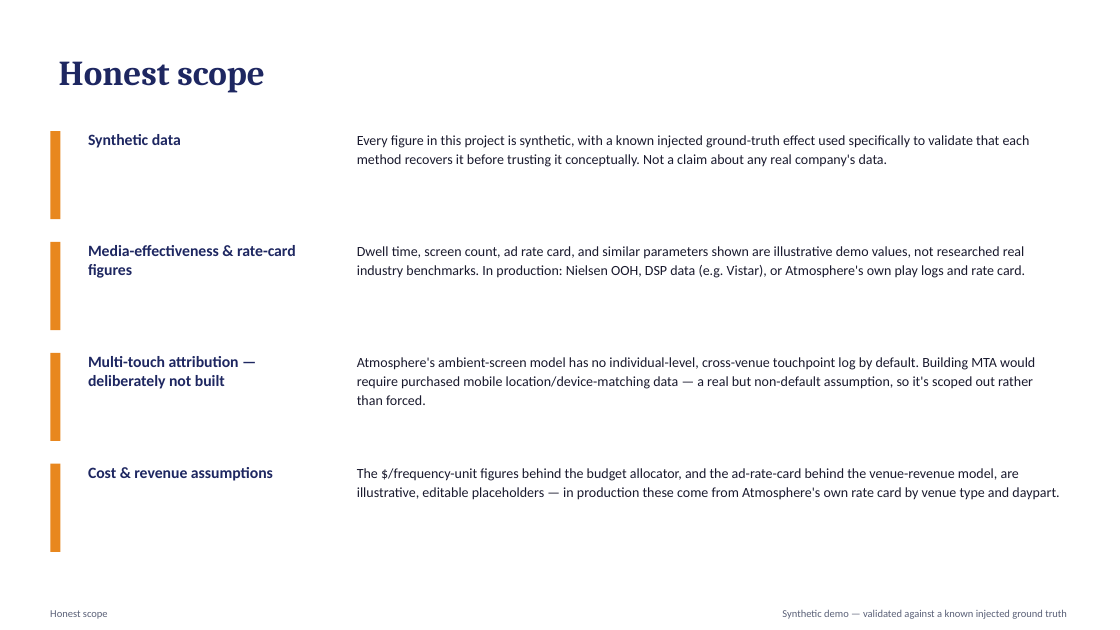
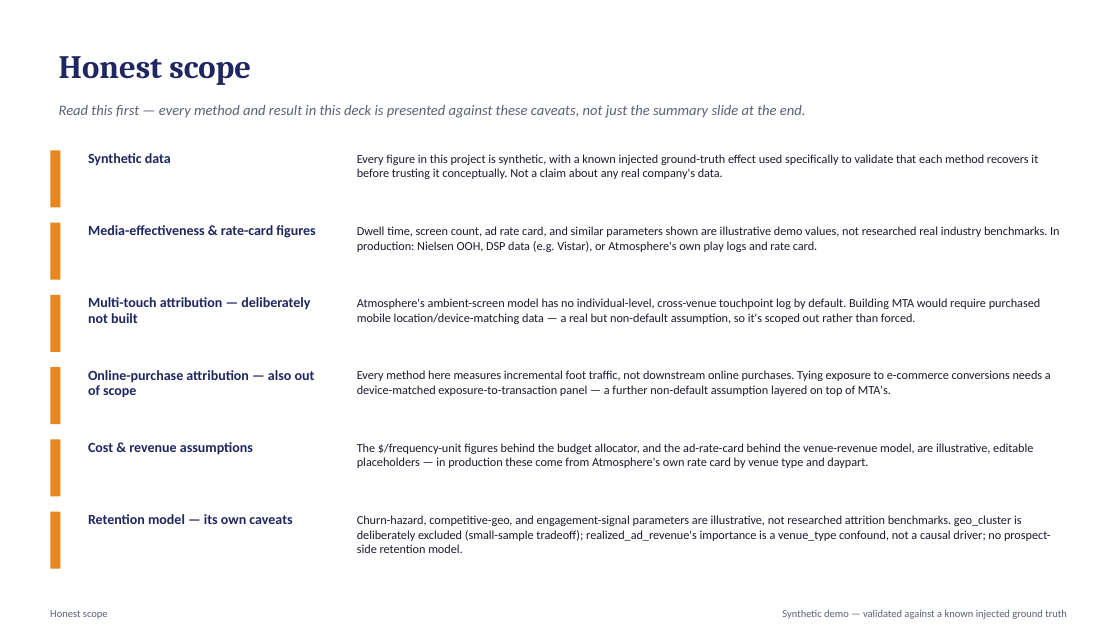
Before and after one commit to crystal1361/atmosphere-dooh-measurement, a slide deck: slide 2 of deck/AtmosphereTV_DOOH_Measurement.pptx (slide 11 before the commit). Drawn at 1120x630 pixels with LibreOffice and Linux fonts; fonts in the diff are those of the drawing. Boxes give left, top, right and bottom in pixels: in the first picture for what was removed or moved away, otherwise in the second. Text is boxed around its words. In the diff, an @@ line names an element or a change of style, - is before the commit and + after.

```diff
--- a/deck/AtmosphereTV_DOOH_Measurement.pptx
+++ b/deck/AtmosphereTV_DOOH_Measurement.pptx
@@ text "Honest scope" at (59, 56, 251, 85): size 30 to 28 pt @@
@@ text added at (59, 105, 806, 118), 12.5 pt, text #5B6178, italic @@
+Read this first — every method and result in this deck is presented against these caveats, not just the summary slide at the end.
@@ text "Synthetic data": place and size @@
-text "Synthetic data" at (88, 134, 181, 148)
+text "Synthetic data" at (88, 153, 171, 166)
@@ text "Every figure in this project ...": place and size @@
-text "Every figure in this project ..." at (357, 135, 1030, 167)
+text "Every figure in this project ..." at (357, 154, 1038, 179)
@@ rectangle: place and size @@
-rectangle at (50, 131, 60, 219)
+rectangle at (50, 150, 60, 208)
@@ rectangle: place and size @@
-rectangle at (50, 242, 60, 330)
+rectangle at (50, 223, 60, 280)
@@ text "Media-effectiveness & rate-card figures": place and size @@
-text "Media-effectiveness & rate-card figures" at (88, 245, 296, 278)
+text "Media-effectiveness & rate-card figures" at (88, 225, 315, 238)
@@ text "Dwell time, screen count, ad ...": place and size @@
-text "Dwell time, screen count, ad ..." at (357, 246, 1025, 278)
+text "Dwell time, screen count, ad ..." at (357, 226, 1059, 252)
@@ rectangle added at (50, 295, 60, 352), fill #E8871E @@
@@ size 13.5 to 12 pt; line spacing 1 to 13pt in 4 elements at (88, 153, 171, 166), (88, 225, 315, 238), (88, 442, 253, 455), (88, 297, 310, 323) @@
@@ text "Multi-touch attribution — deliberately not ...": place and size @@
-text "Multi-touch attribution — deliberately not ..." at (88, 356, 239, 389)
+text "Multi-touch attribution — deliberately not ..." at (88, 297, 310, 323)
@@ size 12 to 10.5 pt; line spacing 16pt to 12.5pt in 4 elements at (357, 154, 1038, 179), (357, 226, 1059, 252), (357, 443, 1033, 468), (357, 298, 1040, 324) @@
@@ text "Atmosphere's ambient-screen model has no ...": place and size @@
-text "Atmosphere's ambient-screen model has no ..." at (357, 357, 1035, 405)
+text "Atmosphere's ambient-screen model has no ..." at (357, 298, 1040, 324)
@@ rectangle: place and size @@
-rectangle at (50, 353, 60, 441)
+rectangle at (50, 367, 60, 424)
@@ text added at (88, 370, 315, 398), 12 pt, text #1E2761, bold @@
+Online-purchase attribution — also out of scope
@@ text added at (357, 370, 1051, 396), 10.5 pt, text #1A1A2E @@
+Every method here measures incremental foot traffic, not downstream online purchases. Tying exposure to e-commerce conversions needs a device-matched exposure-to-transaction panel — a further non-default assumption layered on top of MTA's.
@@ rectangle added at (50, 439, 60, 497), fill #E8871E @@
@@ text "Cost & revenue assumptions": place and size @@
-text "Cost & revenue assumptions" at (88, 467, 273, 481)
+text "Cost & revenue assumptions" at (88, 442, 253, 455)
@@ text "The $/frequency-unit figures behind the ...": place and size @@
-text "The $/frequency-unit figures behind the ..." at (357, 468, 1059, 500)
+text "The $/frequency-unit figures behind the ..." at (357, 443, 1033, 468)
@@ rectangle: place and size @@
-rectangle at (50, 464, 60, 552)
+rectangle at (50, 512, 60, 569)
@@ text added at (88, 514, 292, 524), 12 pt, text #1E2761, bold @@
+Retention model — its own caveats
@@ text added at (357, 515, 1051, 553), 10.5 pt, text #1A1A2E @@
+Churn-hazard, competitive-geo, and engagement-signal parameters are illustrative, not researched attrition benchmarks. geo_cluster is deliberately excluded (small-sample tradeoff); realized_ad_revenue's importance is a venue_type confound, not a causal driver; no prospect-side retention model.
```
Also in this commit, not shown: 9 other slides changed, 2 slides added, 1 slide removed, 3 other files.
